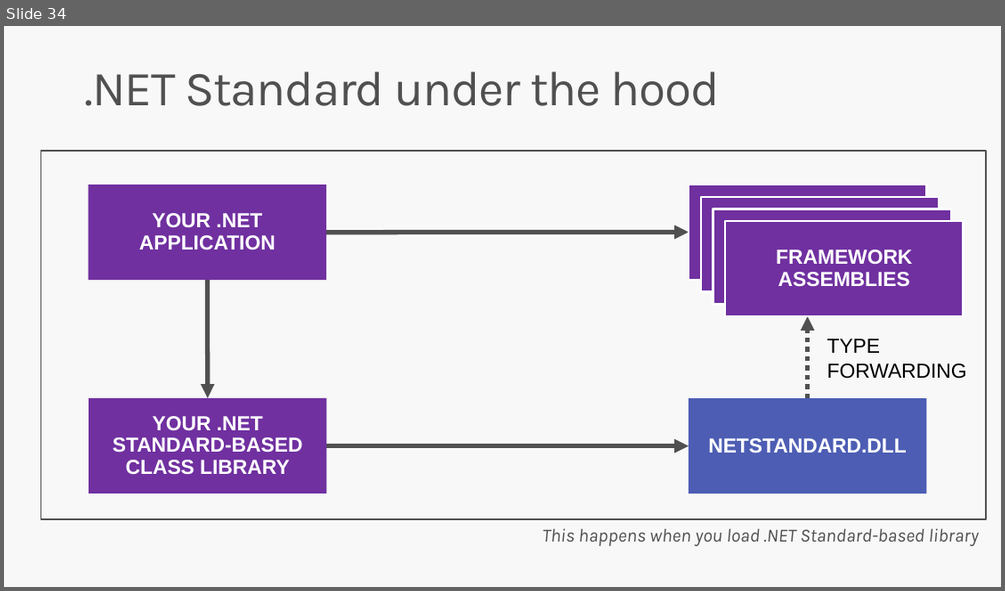
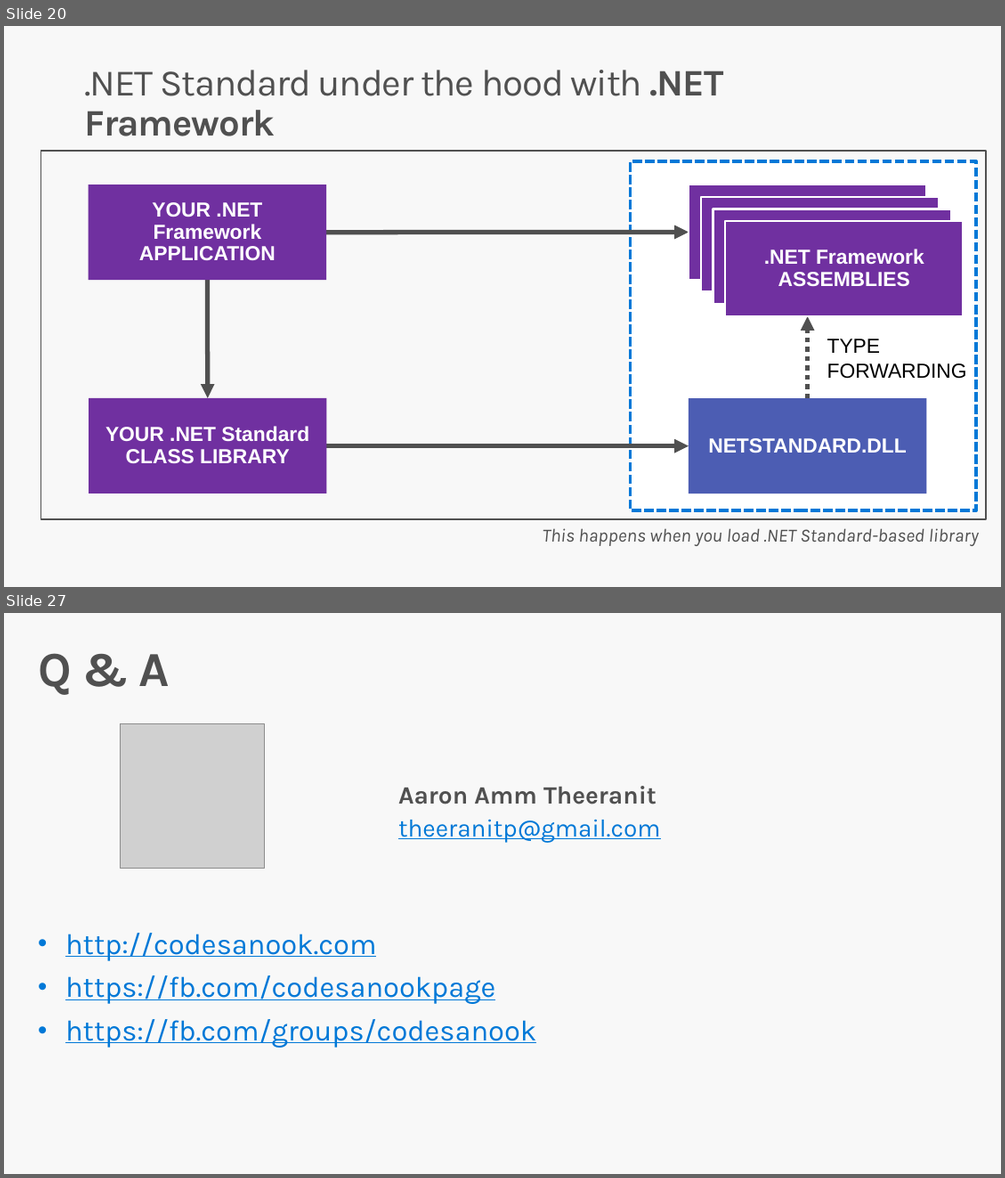
Before and after one commit to DotNetConfTh/dotnetconfth.github.io, a slide deck: sessions/2018/build-great-libraries-using-dot-net-standard/Build Great Libraries using .NET Standard.pptx. Shown one above the other, each under a label of ours: slide 34 before the commit, slides 20 and 27 after it; the slides between them are not shown. The pictures are 1005x591 and 1005x1178 pixels, drawn with LibreOffice and Linux fonts; fonts in the diff are those of the drawing; grey boxes stand for pictures; background and template pictures are left out. Boxes give left, top, right and bottom in pixels: in the first picture for what was removed or moved away, otherwise in the second. Text is boxed around its words. In the diff, an @@ line names an element or a change of style, - is before the commit and + after.

```diff
--- a/sessions/2018/build-great-libraries-using-dot-net-standard/Build Great Libraries using .NET Standard.pptx
+++ b/sessions/2018/build-great-libraries-using-dot-net-standard/Build Great Libraries using .NET Standard.pptx
@@ slide 27 added at (x1=4, y1=613, x2=1001, y2=1174), background #F8F8F8 @@
@@ title added at (x1=38, y1=653, x2=170, y2=695), 47 pt, text #505050, bold @@
+Q & A
@@ picture added at (x1=120, y1=723, x2=264, y2=868) @@
@@ text added at (x1=398, y1=786, x2=661, y2=843), 24 pt, text #0078D7, underline @@
+Aaron Amm Theeranit
+theeranitp@gmail.com
@@ text added at (x1=65, y1=933, x2=536, y2=1047), 28 pt, text #0078D7, underline @@
+• http://codesanook.com
+• https://fb.com/codesanookpage
+• https://fb.com/groups/codesanook
@@ what was slide 34 is now slide 20 @@
@@ slide 20 changed as well @@
@@ title at (x1=84, y1=70, x2=724, y2=136): text changed; size 47 to 36 pt @@
-.NET Standard under the hood
+.NET Standard under the hood with .NET Framework
@@ rectangle added at (x1=631, y1=161, x2=976, y2=510), fill #FFFFFF, outline #0078D7 3 pt dashed @@
@@ text in rectangle at (x1=139, y1=202, x2=275, y2=260): text changed @@
-YOUR .NET APPLICATION
+YOUR .NET Framework APPLICATION
@@ text in rectangle at (x1=764, y1=248, x2=924, y2=287): text changed @@
-FRAMEWORK ASSEMBLIES
+.NET Framework ASSEMBLIES
@@ text in rectangle at (x1=105, y1=426, x2=309, y2=464): text changed @@
-YOUR .NET STANDARD-BASED CLASS LIBRARY
+YOUR .NET Standard CLASS LIBRARY
```
Also in this commit, not shown: 7 other slides changed, 15 other slides added, 24 slides removed, 20 other files.
